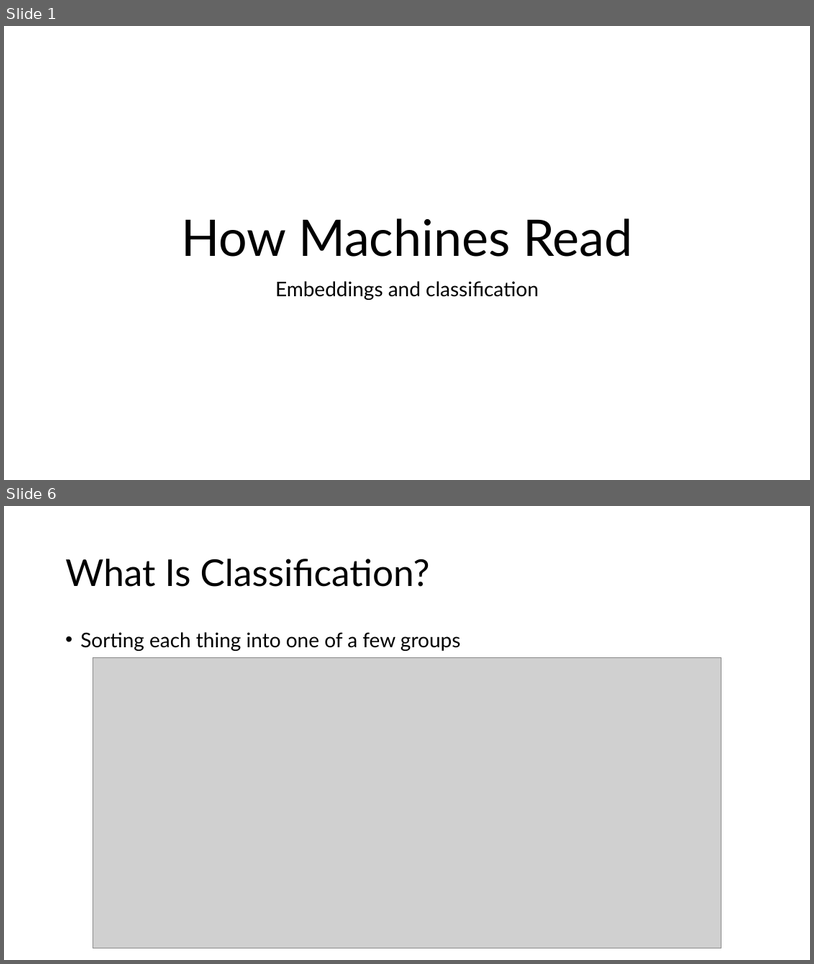
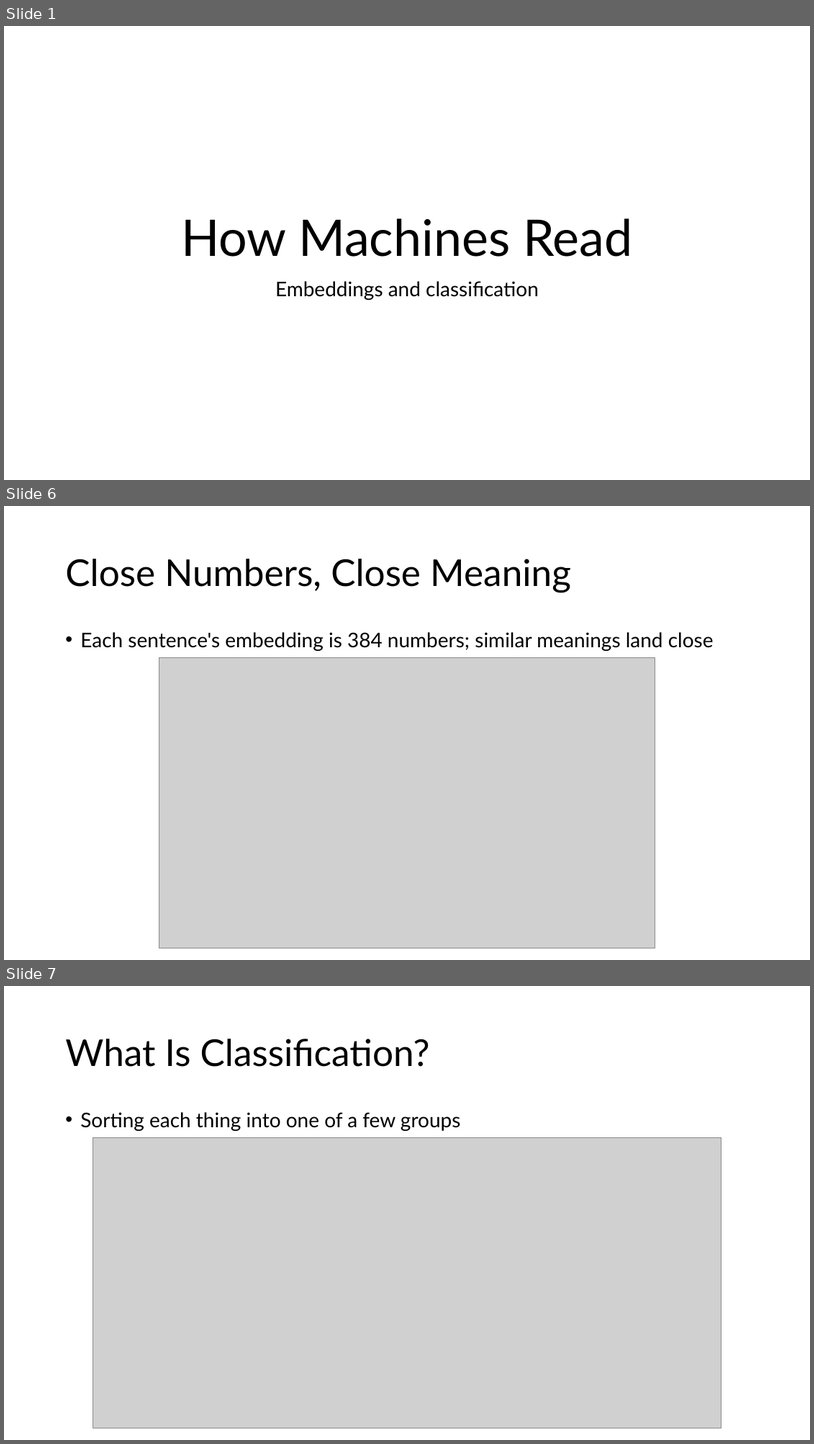
Before and after one commit to IslamTayeb/tzu-vs-taylor, a slide deck: slides/tzu_vs_taylor_lecture.pptx. Shown one above the other, each under a label of ours: slides 1 and 6 before the commit, slides 1, 6 and 7 after it; the slides between them are not shown. The pictures are 814x964 and 814x1444 pixels, drawn with LibreOffice and Linux fonts; fonts in the diff are those of the drawing; grey boxes stand for pictures. Boxes give left, top, right and bottom in pixels: in the first picture for what was removed or moved away, otherwise in the second. Text is boxed around its words. In the diff, an @@ line names an element or a change of style, - is before the commit and + after.

```diff
--- a/slides/tzu_vs_taylor_lecture.pptx
+++ b/slides/tzu_vs_taylor_lecture.pptx
@@ slide 6 added at [4, 506, 810, 960], background #FFFFFF @@
@@ title added at [65, 559, 571, 592], 44 pt, text #000000 @@
+Close Numbers, Close Meaning
@@ text added at [80, 632, 714, 651], 24 pt, text #000000 @@
+• Each sentence's embedding is 384 numbers; similar meanings land close
@@ picture added at [160, 657, 656, 947] @@
@@ what was slide 6 is now slide 7 @@
```
Also in this commit, not shown: 5 slides changed, 4 other slides added, 4 slides removed, 26 other files.
